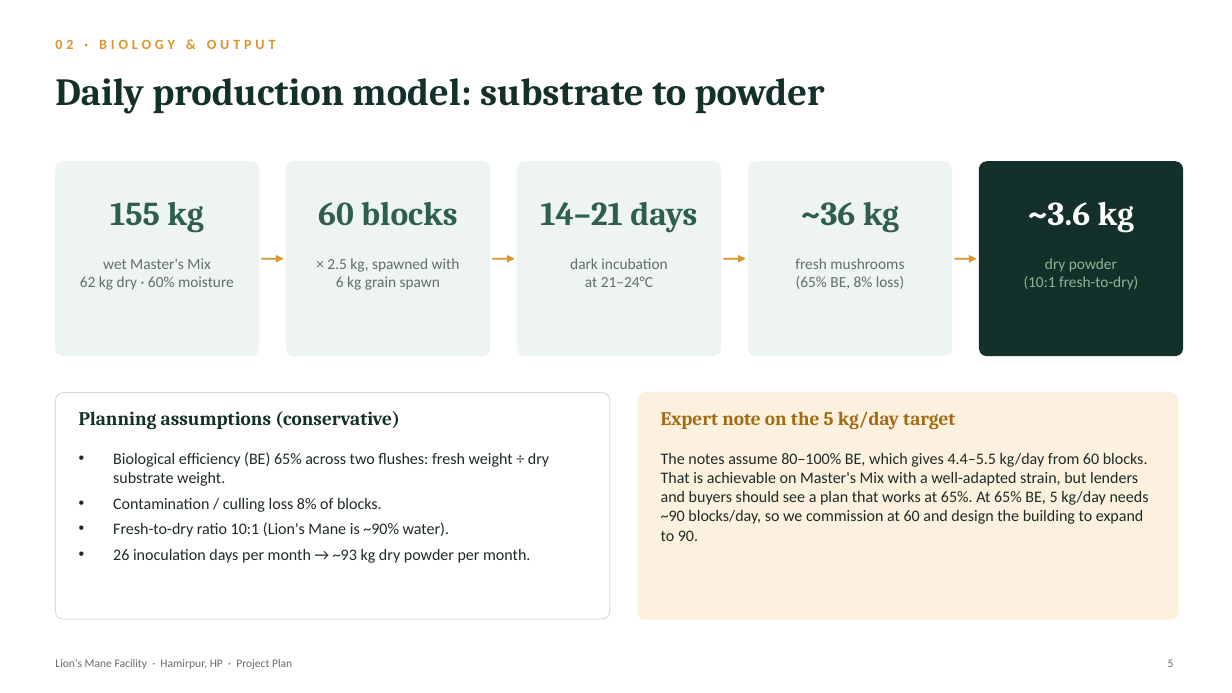
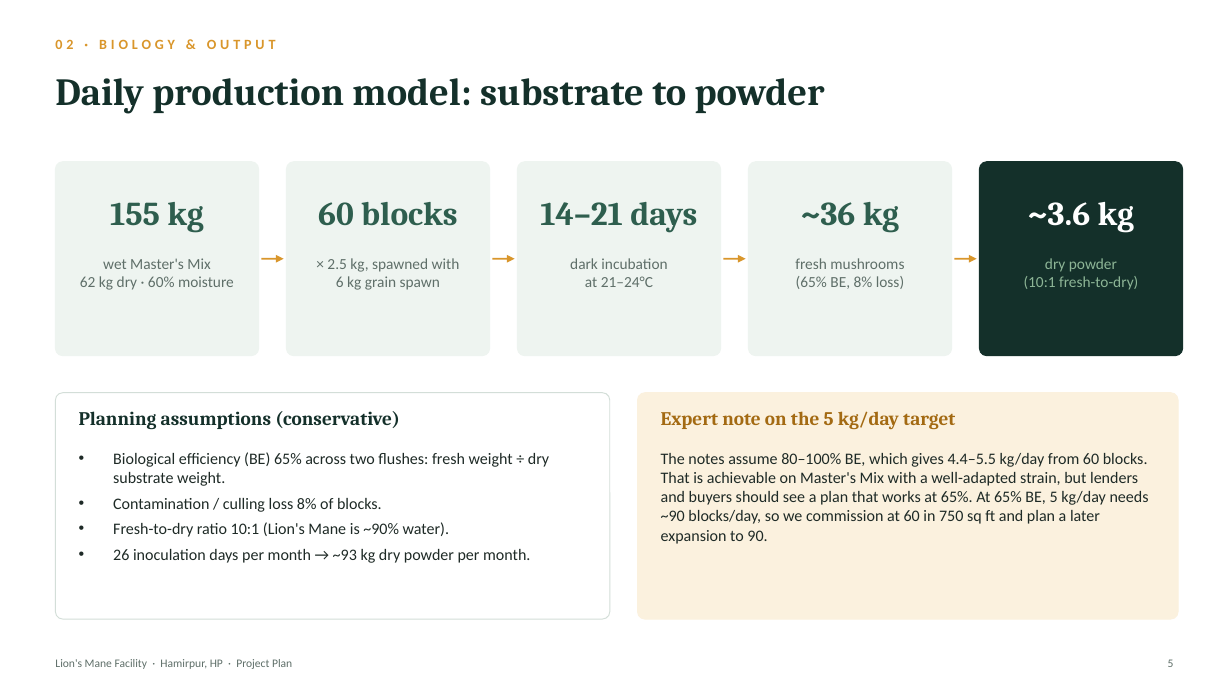
Before and after one commit to Devesh-bhardwaj/tictactoe, a slide deck: slide 5 of Lions_Mane_Facility_Project_Plan.pptx. Drawn at 1232x693 pixels with LibreOffice and Linux fonts; fonts in the diff are those of the drawing. Boxes give left, top, right and bottom in pixels: in the first picture for what was removed or moved away, otherwise in the second. Text is boxed around its words. In the diff, an @@ line names an element or a change of style, - is before the commit and + after.

```diff
--- a/Lions_Mane_Facility_Project_Plan.pptx
+++ b/Lions_Mane_Facility_Project_Plan.pptx
@@ text at (661, 453, 1149, 544): text changed @@
-The notes assume 80–100% BE, which gives 4.4–5.5 kg/day from 60 blocks. That is achievable on Master's Mix with a well-adapted strain, but lenders and buyers should see a plan that works at 65%. At 65% BE, 5 kg/day needs ~90 blocks/day, so we commission at 60 and design the building to expand to 90.
+The notes assume 80–100% BE, which gives 4.4–5.5 kg/day from 60 blocks. That is achievable on Master's Mix with a well-adapted strain, but lenders and buyers should see a plan that works at 65%. At 65% BE, 5 kg/day needs ~90 blocks/day, so we commission at 60 in 750 sq ft and plan a later expansion to 90.
```
Also in this commit, not shown: 10 other slides changed.
